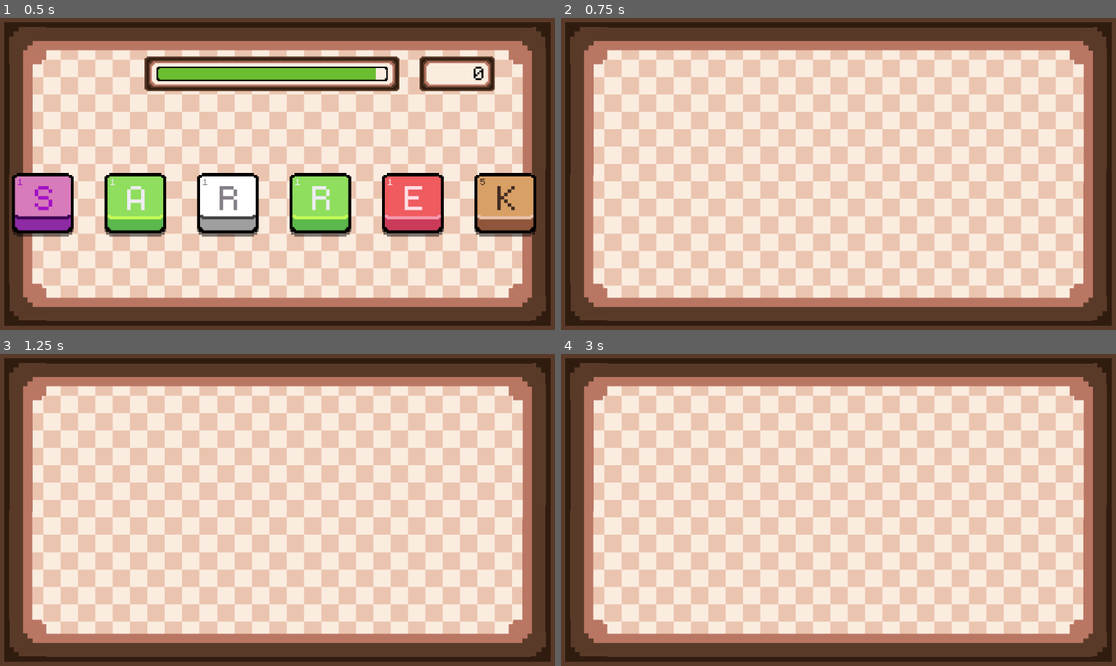
Above: before the commit, frames 1-4 (two rows, left to right).
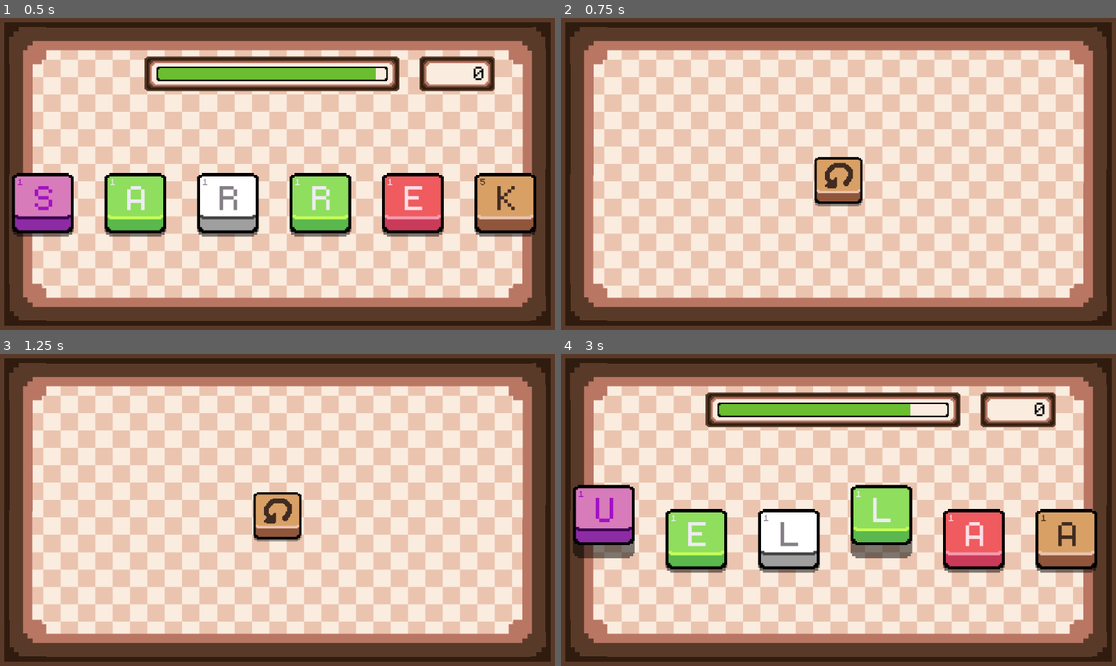
Above: after the commit, the same moments.

Repository: lohchness/Swivle
Game: Godot game, scene res://scenes/Game.tscn
Same seed, same stepped clock (60 frames per second), same inputs: the game is played once before the commit and once after it.
Inputs (mouse positions are in pixels of both pictures, inside the frame that each line leads up to):
- Up to frame 1 (0.5 s): no input
- Up to frame 2 (0.75 s): tap Enter (DEBUG_END) at 0.5 s; move the mouse to (605, 205) at 0.52 s; hold 5 (FIVE) from 0.53 s (still down); click (605, 205) at 0.67 s
- Up to frame 3 (1.25 s): keep holding 5 (FIVE)
- Up to frame 4 (3 s): release 5 (FIVE) at 1.25 s; click (838, 516) at 1.27 s; move the mouse to (727, 525) at 2.02 s; tap 4 (FOUR) at 2.1 s; click (727, 525) at 2.17 s; tap Space (Pivot) at 2.75 s; move the mouse to (894, 441) at 2.77 s; hold 1 (ONE) from 2.78 s (still down); click (894, 441) at 2.92 s

Frame 1 is identical in both runs. In frame 2, 1.3% of the frame differs, in the area x 45-55%, y 44-61%; in frame 3, 1.3%; in frame 4, 20%, in the area x 2-97%, y 12-71%.

Commit message:
feat: implement pause/resume/restart screen

Diff:
--- a/project.godot
+++ b/project.godot
@@ -77,6 +77,11 @@
 "events": [Object(InputEventKey,"resource_local_to_scene":false,"resource_name":"","device":-1,"window_id":0,"alt_press …(195 unchanged characters)…
 ]
 }
+Pause={
+"deadzone": 0.2,
+"events": [Object(InputEventKey,"resource_local_to_scene":false,"resource_name":"","device":-1,"window_id":0,"alt_pressed":false,"shift_pressed":false,"ctrl_pressed":false,"meta_pressed":false,"pressed":false,"keycode":0,"physical_keycode":4194305,"key_label":0,"unicode":0,"location":0,"echo":false,"script":null)
+]
+}
 
 [rendering]
 
--- a/scenes/Game.tscn
+++ b/scenes/Game.tscn
@@ -12,10 +12,12 @@
 [ext_resource type="PackedScene" uid="uid://ctau5r7efkgkr" path="res://scenes/Countdown.tscn" id="9_yiqp2"]
 [ext_resource type="PackedScene" uid="uid://dbg1ecfoostfo" path="res://scenes/score_window.tscn" id="10_3xj3m"]
 [ext_resource type="PackedScene" uid="uid://cqh4be70g6bi3" path="res://scenes/controls/restart_control_key.tscn" id="12_mcffj"]
+[ext_resource type="PackedScene" uid="uid://fpsdfujpr5sx" path="res://scenes/controls/play_control_key.tscn" id="13_2rd6h"]
 
 [node name="Game" type="Node2D"]
 script = ExtResource("1_d0sg0")
 metadata/_edit_vertical_guides_ = [576.0]
+metadata/_edit_horizontal_guides_ = [746.0]
 
 [node name="Checkerboard" type="Sprite2D" parent="."]
 texture_filter = 1
@@ -114,3 +116,6 @@
 
 [node name="RestartControlKey" parent="." instance=ExtResource("12_mcffj")]
 position = Vector2(576, 796)
+
+[node name="PlayControlKey" parent="." instance=ExtResource("13_2rd6h")]
+position = Vector2(455, 796)
--- /dev/null
+++ b/scenes/controls/play_control_key.tscn
@@ -0,0 +1,13 @@
+[gd_scene load_steps=4 format=3 uid="uid://fpsdfujpr5sx"]
+
+[ext_resource type="PackedScene" uid="uid://baf7w6gsreqts" path="res://scenes/control_key.tscn" id="1_qobmu"]
+[ext_resource type="Script" uid="uid://d0hi0l0beutq0" path="res://scripts/controls/play_control.gd" id="2_0tmev"]
+[ext_resource type="Texture2D" uid="uid://bnek808igiiwn" path="res://assets/playkey.png" id="3_0tmev"]
+
+[node name="PlayControlKey" instance=ExtResource("1_qobmu")]
+script = ExtResource("2_0tmev")
+
+[node name="TextureButton" parent="." index="0"]
+texture_normal = ExtResource("3_0tmev")
+
+[connection signal="pressed" from="TextureButton" to="." method="_on_texture_button_pressed"]
--- a/scripts/CountdownBar.gd
+++ b/scripts/CountdownBar.gd
@@ -79,6 +79,6 @@
 	set_physics_process(false)
 
 
-func unpause() -> void:
+func resume() -> void:
 	update_rate()
 	set_physics_process(true)
--- a/scripts/Game.gd
+++ b/scripts/Game.gd
@@ -12,6 +12,7 @@
 @onready var score_counter: Label = $TopBar/ScoreWindow/ScoreCounter
 @onready var timer: CountdownBar = $TopBar/Timer
 @onready var restart_key: RestartControlKey = $RestartControlKey
+@onready var resume_key: PlayControlKey = $PlayControlKey
 
 
 func _ready() -> void:
@@ -21,6 +22,7 @@
 	score_counter.text = str(total_score)
 	timer.gameover.connect(Callable(self, "game_over"))
 	restart_key.restart_pressed.connect(Callable(self, "restart"))
+	resume_key.play_pressed.connect(Callable(self, "resume_game"))
 
 
 func _input(event: InputEvent) -> void:
@@ -31,11 +33,65 @@
 			State.GAMEOVER:
 				restart()
 
+	if event.is_action_pressed("Pause"):
+		match game_state:
+			State.RUNNING:
+				pause_game()
+			State.PAUSED:
+				resume_game()
+
 
 func new_game() -> void:
 	text = processor.get_next_string("")
 	hand.set_hand_string(text)
 	set_score(0)
+
+
+func pause_game() -> void:
+	game_state = State.PAUSED
+
+	var offset: Vector2 = Vector2(0, 500)
+	hand.move_off_screen(offset)
+	topbar.move_off_screen(offset)
+	topbar.pause_timer()
+
+	restart_key.move_on_screen()
+	resume_key.move_on_screen()
+
+
+func resume_game() -> void:
+	game_state = State.RUNNING
+
+	hand.move_on_screen()
+	topbar.move_on_screen()
+	topbar.resume_timer()
+
+	restart_key.move_off_screen()
+	resume_key.move_off_screen()
+
+
+func game_over() -> void:
+	game_state = State.GAMEOVER
+
+	var offset: Vector2 = Vector2(0, 500)
+	hand.move_off_screen(offset)
+	topbar.move_off_screen(offset)
+	topbar.pause_timer()
+
+	restart_key.move_on_screen()
+
+
+func restart() -> void:
+	game_state = State.RUNNING
+	new_game()
+
+	hand.move_on_screen()
+	hand.deselect_all()
+	topbar.move_on_screen()
+	topbar.restart_timer()
+
+	restart_key.move_off_screen()
+	resume_key.move_off_screen()
 
 
 func add_score(score: int) -> void:
@@ -58,28 +114,3 @@
 		hand.append_letters(processor.get_next_string(hand.get_hand_string_all()))
 
 		timer.add_time(len(word))
-
-
-func game_over() -> void:
-	game_state = State.GAMEOVER
-
-	var offset: Vector2 = Vector2(0, 500)
-	hand.move_off_screen(offset)
-
-	topbar.move_off_screen(offset)
-	topbar.pause_timer()
-
-	restart_key.move_off_screen()
-
-
-func restart() -> void:
-	game_state = State.RUNNING
-	new_game()
-
-	hand.move_on_screen()
-	hand.deselect_all()
-
-	topbar.move_on_screen()
-	topbar.restart_timer()
-
-	restart_key.move_on_screen()
--- a/scripts/Hand.gd
+++ b/scripts/Hand.gd
@@ -199,12 +199,10 @@
 
 
 func move_off_screen(offset: Vector2) -> void:
-	#set_physics_process(false)
+	set_process_input(false)
 	off_screen = base_position - offset
 
-	#for key in keys:
-	#key.set_physics_process(false)
-
 
 func move_on_screen() -> void:
+	set_process_input(true)
 	off_screen = base_position
--- a/scripts/TopBar.gd
+++ b/scripts/TopBar.gd
@@ -28,5 +28,9 @@
 	timer.pause()
 
 
+func resume_timer() -> void:
+	timer.resume()
+
+
 func restart_timer() -> void:
 	timer.restart_timer()
--- /dev/null
+++ b/scripts/controls/play_control.gd
@@ -0,0 +1,33 @@
+class_name PlayControlKey
+extends ControlKey
+
+signal play_pressed
+
+const TARGET: Vector2 = Vector2(455, 337)
+
+var base_position: Vector2
+var offset: Vector2
+
+
+func _ready() -> void:
+	super()
+	# Assumes play/resume is off screen at scene ready.
+	base_position = position
+	offset = Vector2.ZERO
+
+
+func _physics_process(delta: float) -> void:
+	super(delta)
+	position = lerp(position, base_position + offset, 20 * delta)
+
+
+func move_on_screen() -> void:
+	offset = TARGET - base_position
+
+
+func move_off_screen() -> void:
+	offset = Vector2.ZERO
+
+
+func _on_texture_button_pressed() -> void:
+	play_pressed.emit()
Not shown: 1 places in scenes/Game.tscn that only renumber resources
Not shown, added: scripts/controls/play_control.gd.uid
